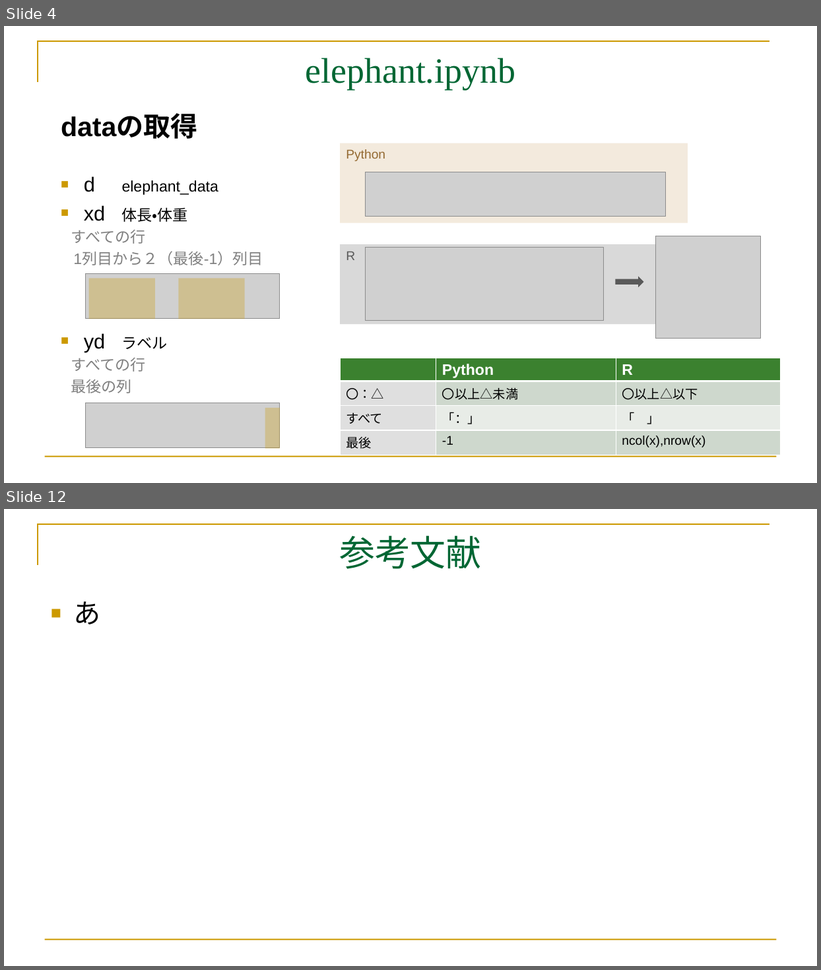
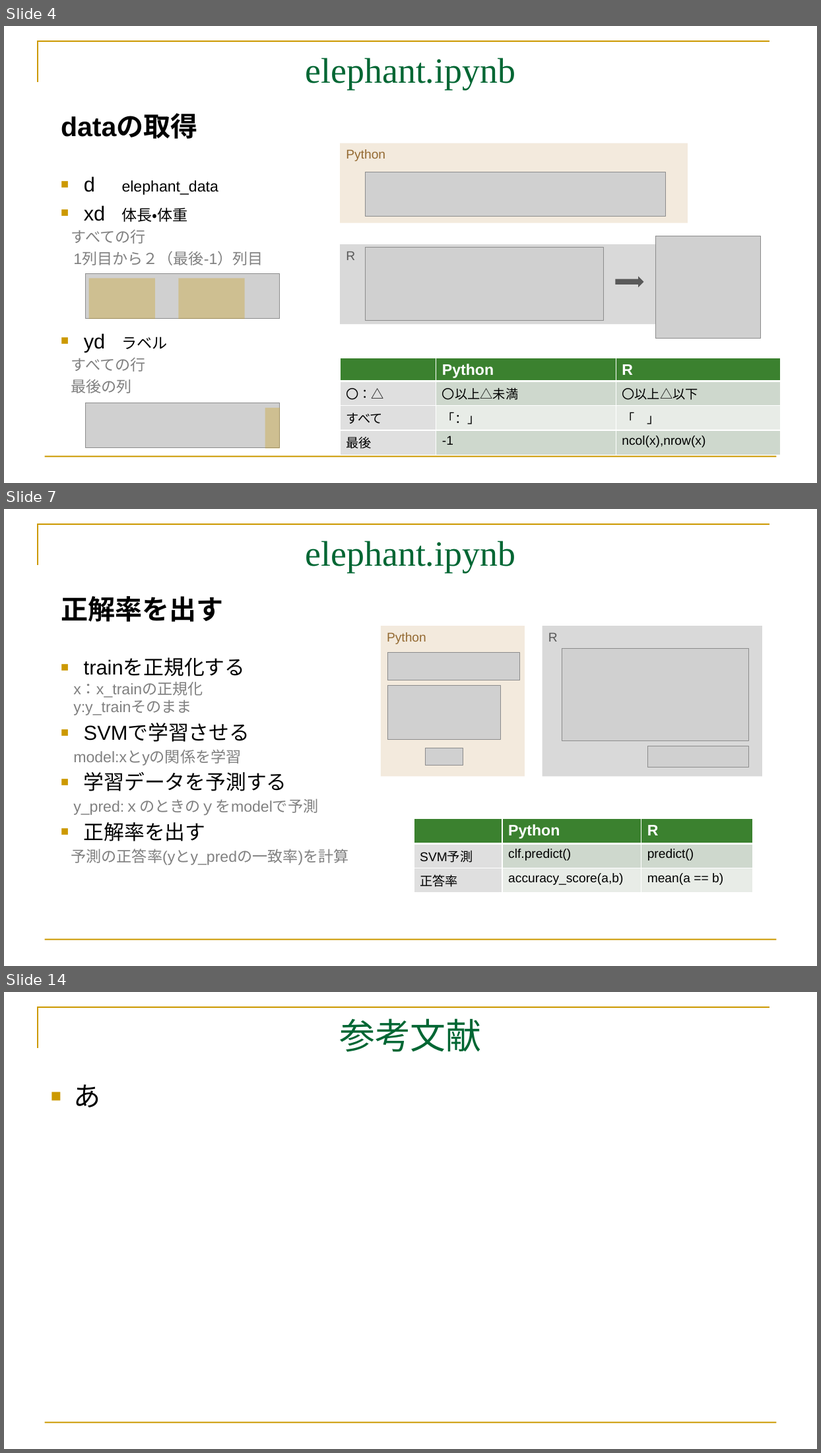
Before and after one commit to mei-517/GoogleColab, a slide deck: GoogleColab.part3.pptx. Shown one above the other, each under a label of ours: slides 4 and 12 before the commit, slides 4, 7 and 14 after it; the slides between them are not shown. The pictures are 821x970 and 821x1453 pixels, drawn with LibreOffice and Linux fonts; fonts in the diff are those of the drawing; grey boxes stand for pictures. Boxes give left, top, right and bottom in pixels: in the first picture for what was removed or moved away, otherwise in the second. Text is boxed around its words. In the diff, an @@ line names an element or a change of style, - is before the commit and + after.

Commit message:
add 1-3 20260915 elephant.ipynb完成版

```diff
--- a/GoogleColab.part3.pptx
+++ b/GoogleColab.part3.pptx
@@ slide 7 added at (4,509,817,966), background #FFFFFF; not listed: 2 template elements that a slide beside it also shows @@
@@ title added at (306,541,516,573), 42 pt, text #006633 @@
+elephant.ipynb
@@ text added at (61,596,223,622), 32 pt, text #000000, bold @@
+正解率を出す
@@ rectangle added at (381,626,525,777), fill #F3EADD, 15 pt, text #946A32 @@
+Python
@@ rectangle added at (543,626,763,777), fill #D9D9D9, 15 pt, text #595959 @@
+R
@@ text added at (71,659,349,865), 18 pt, text #808080 @@
+■ trainを正規化する
+x：x_trainの正規化
+y:y_trainそのまま
+■ SVMで学習させる
+model:xとyの関係を学習
+■ 学習データを予測する
+y_pred:ｘのときのｙをmodelで予測
+■ 正解率を出す
+予測の正答率(yとy_predの一致率)を計算
@@ picture added at (387,652,520,681) @@
@@ picture added at (562,648,748,741) @@
@@ picture added at (387,686,500,740) @@
@@ picture added at (426,748,463,765) @@
@@ picture added at (648,747,748,767) @@
@@ table added at (414,819,752,890), 3 rows, 3 columns @@
+ | Python | R
+SVM予測 | clf.predict() | predict()
+正答率 | accuracy_score(a,b) | mean(a == b)
@@ what was slide 12 is now slide 14 @@
```
Also in this commit, not shown: 2 slides changed, 6 other slides added, 5 slides removed, 20 other files.
